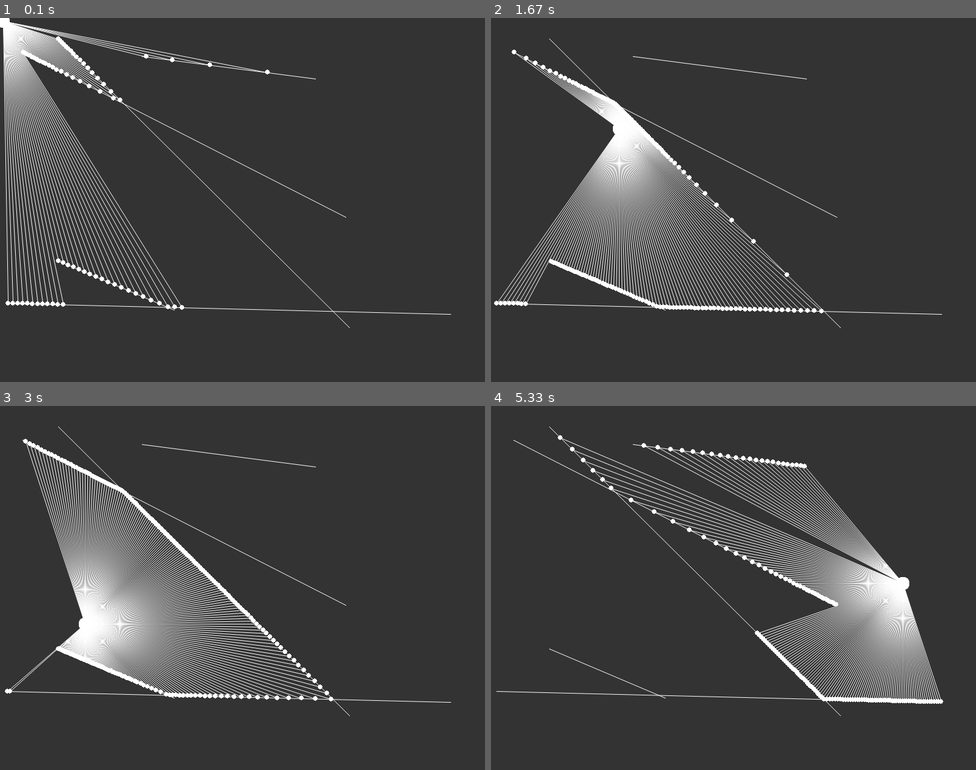
Above: before the commit, frames 1-4 (two rows, left to right).
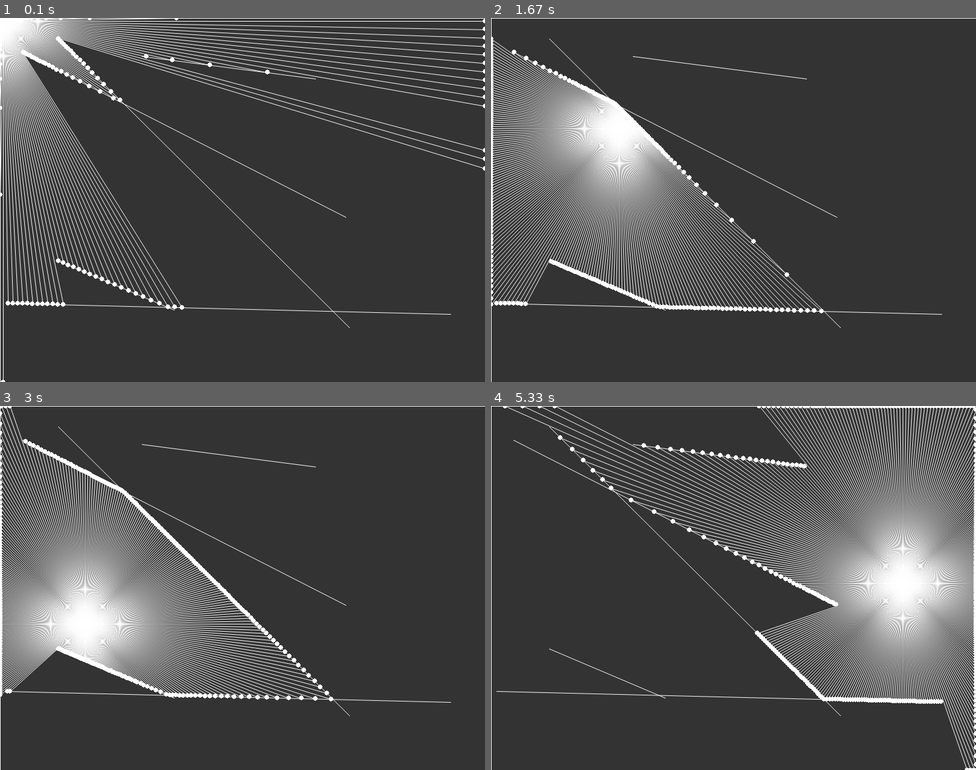
Above: after the commit, the same moments.

Repository: DHameete/pygames
Game: pygame game, started from 05_Raycasting/main.py
Same seed, same stepped clock (60 frames per second), same inputs: the game is played once before the commit and once after it.
Inputs (mouse positions are in pixels of both pictures, inside the frame that each line leads up to):
- Up to frame 1 (0.1 s): no input
- Up to frame 2 (1.67 s): click (733, 200) at 0.38 s; click (782, 280) at 0.72 s; click (912, 327) at 1.05 s; click (617, 127) at 1.38 s
- Up to frame 3 (3 s): click (242, 631) at 1.72 s; click (174, 511) at 2.05 s; click (412, 682) at 2.38 s; click (87, 624) at 2.72 s
- Up to frame 4 (5.33 s): click (592, 518) at 3.05 s; click (752, 573) at 3.42 s; click (626, 522) at 3.92 s; click (864, 628) at 4.25 s; click (655, 471) at 4.75 s; click (903, 584) at 5.32 s

The runs differ from the first frame. In frame 1, 4.5% of the frame differs, in the area x 0-100%, y 0-100%; in frame 2, 6.1%; in frame 3, 5.4%; in frame 4, 12%.

Commit message:
add boundaries

Diff:
--- a/05_Raycasting/main.py
+++ b/05_Raycasting/main.py
@@ -99,6 +99,10 @@
 
 
     walls = []
+    walls.append(Wall(0,0,width,0))
+    walls.append(Wall(width,0,width,height))
+    walls.append(Wall(width,height,0,height))
+    walls.append(Wall(0,height,0,0))
     for i in range(5):
         x1 = random.randint(0, width)
         x2 = random.randint(0, width)
